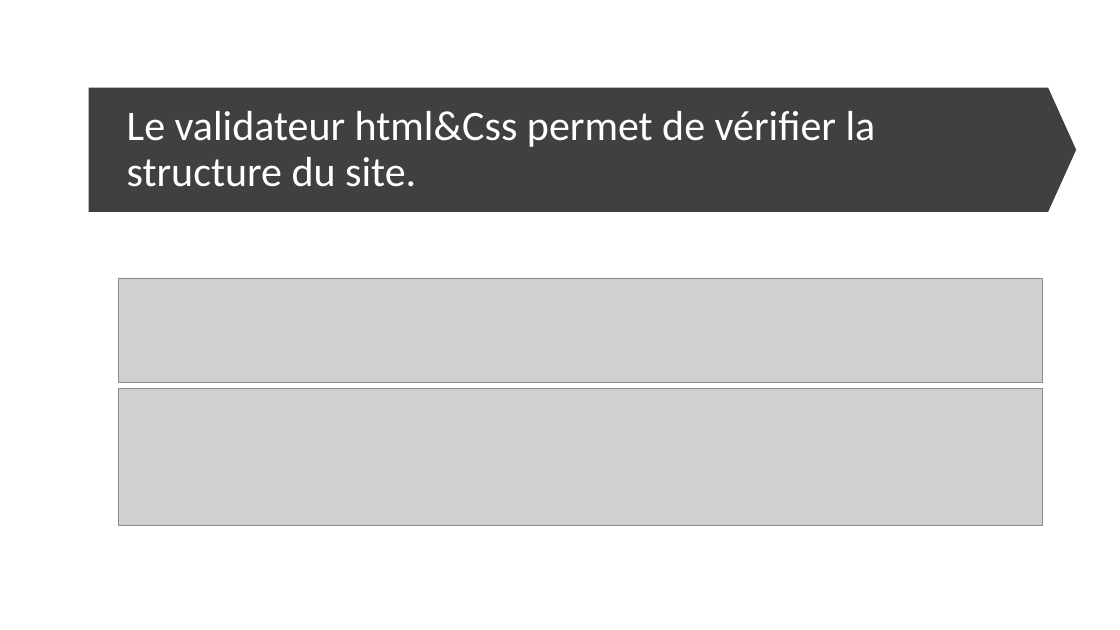
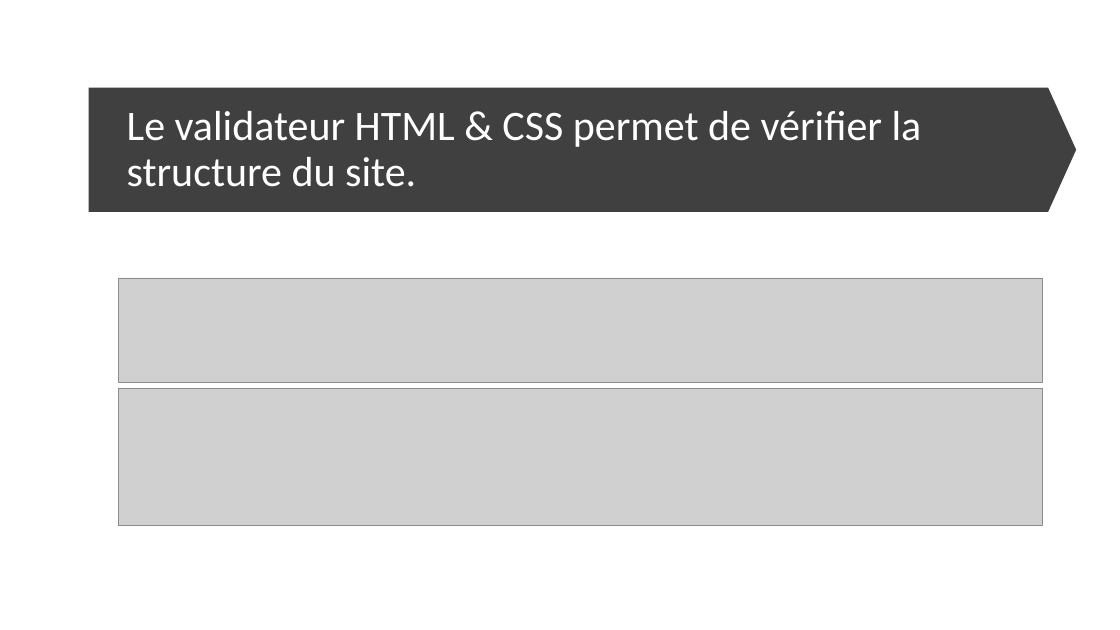
Before and after one commit to LimDavid458/la-panthere-optimise, a slide deck: slide 3 of rapport-seo.pptx (slide 4 before the commit). Drawn at 1120x630 pixels with LibreOffice and Linux fonts; fonts in the diff are those of the drawing; grey boxes stand for pictures. Boxes give left, top, right and bottom in pixels: in the first picture for what was removed or moved away, otherwise in the second. Text is boxed around its words. In the diff, an @@ line names an element or a change of style, - is before the commit and + after.

```diff
--- a/rapport-seo.pptx
+++ b/rapport-seo.pptx
@@ title at [127,111,922,187]: text changed @@
-Le validateur html&Css permet de vérifier la structure du site.
+Le validateur HTML & CSS permet de vérifier la structure du site.
```
Also in this commit, not shown: 2 other slides changed, 1 slide removed, 7 other files.
